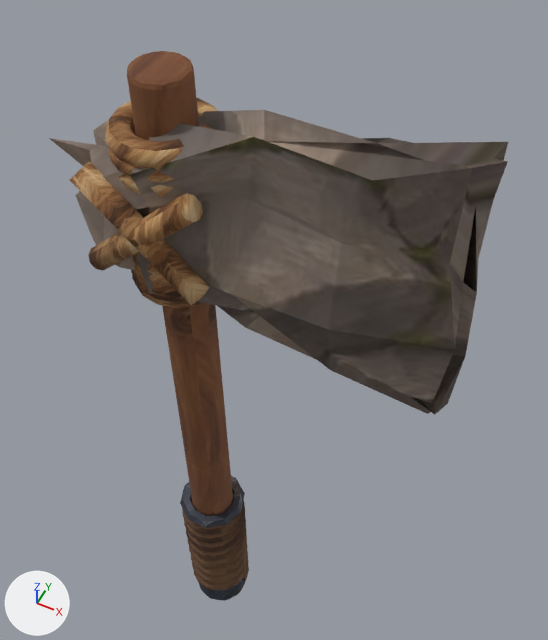
A saved change to the glTF model assets/models/items/axe_stone.glb.
Camera for both pictures: a camera (50 mm lens) standing at (0.17, -0.332, 0.961) and looking at (-0.036, 0.079, 0.447). Every picture has the same lights, and +X, +Y and +Z are marked at lower left. The picture after the commit comes second. Vertices at exactly the same position are counted once.

Objects in the first picture: 'model'.
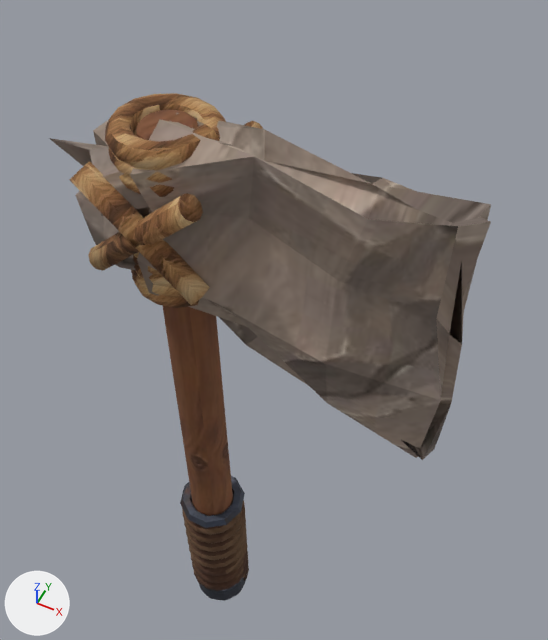
What differs and where, as boxes (x1, y1, x2, y2) in the pictures (548 x 640 px; the box of a moved part takes in the faces that stretch with it):
'model', reshaped, recoloured, surface changed (8% shorter)
    before: (49, 51, 508, 601)
    after: (49, 93, 491, 601)
part 1 of me_cylinder_004, moved or reshaped
    before: (127, 51, 508, 514)
    after: (130, 109, 491, 514)
part 2 of me_cylinder_004, recoloured
    before: (130, 110, 508, 414)
    after: (130, 120, 491, 460)
part 3 of me_cylinder_004, surface changed
    before: (54, 51, 508, 593)
    after: (54, 93, 491, 593)

The change in detail:
Picture 'stone_c' (img_stone_c) is new.
Material 'stone_c' (mat_stone_c) is new.
Its texture is img_stone_c.
Its roughness is 0.9.
me_cylinder_004 is used by ob_model.
me_cylinder_004 had 2488 vertices, 4892 faces and spanned x -0.141..0.141, y -0.051..0.051, z 0.0..0.738.
me_cylinder_004 now has 2488 vertices, 4892 faces and spans x -0.141..0.141, y -0.051..0.051, z 0.0..0.701.
me_cylinder_004 part 1: 110 of 2488 vertices moved; they spanned x -0.09..0.141, y -0.031..0.022, z 0.506..0.738 and now span x -0.09..0.141, y -0.031..0.022, z 0.446..0.701; mean shift (0.0, 0.0, -0.038); largest move (0.138, 0.009, 0.515) -> (0.138, 0.009, 0.455).
me_cylinder_004 part 2: all 108 faces that had it switch from mat_stone_b (picture img_stone_b) to mat_stone_c (picture img_stone_c).
me_cylinder_004 part 3: texture (UV) coordinates of 4892 of 4892 faces, centred in x -0.14..0.139, y -0.051..0.051, z 0.003..0.731, changed; they spanned u 0.5..1.55, v 0.29..1.73 and now span u 0.53..1.48, v 0.17..1.46.
me_cylinder_004 no longer uses material mat_iron_a (picture img_iron_a).
